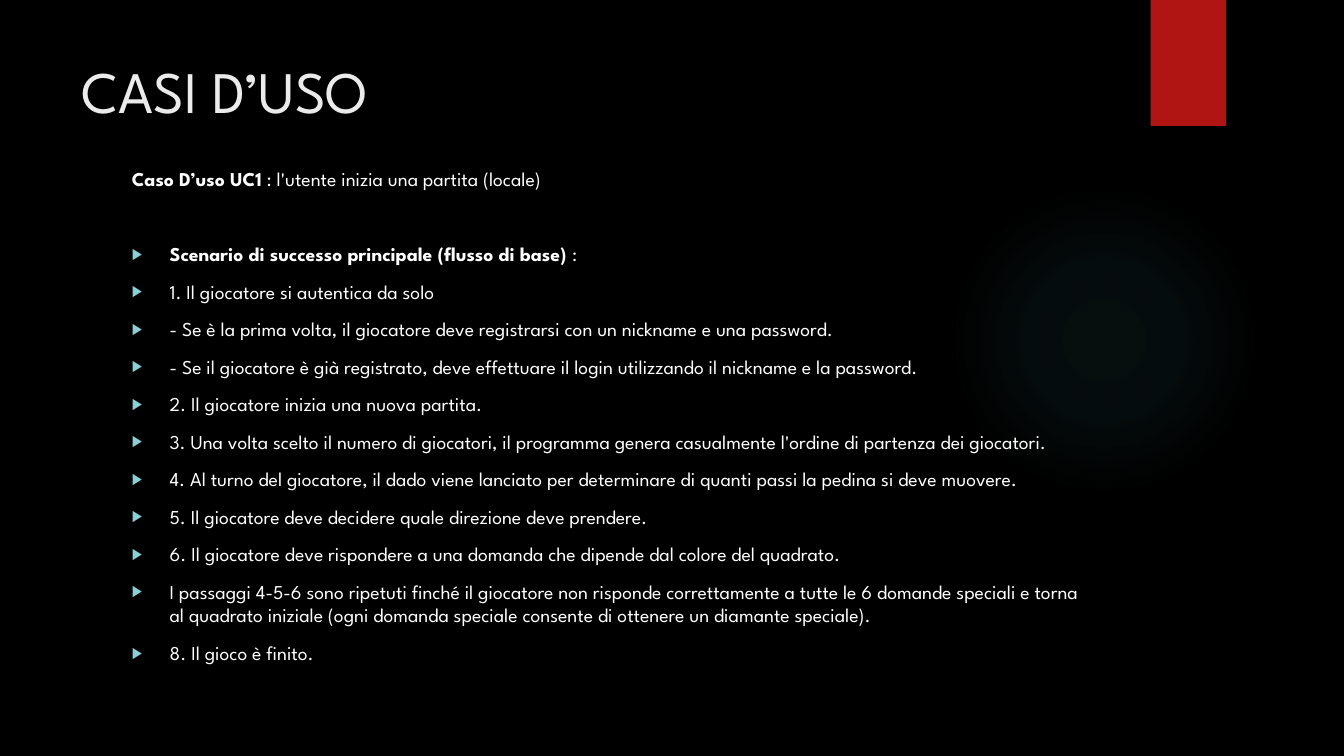
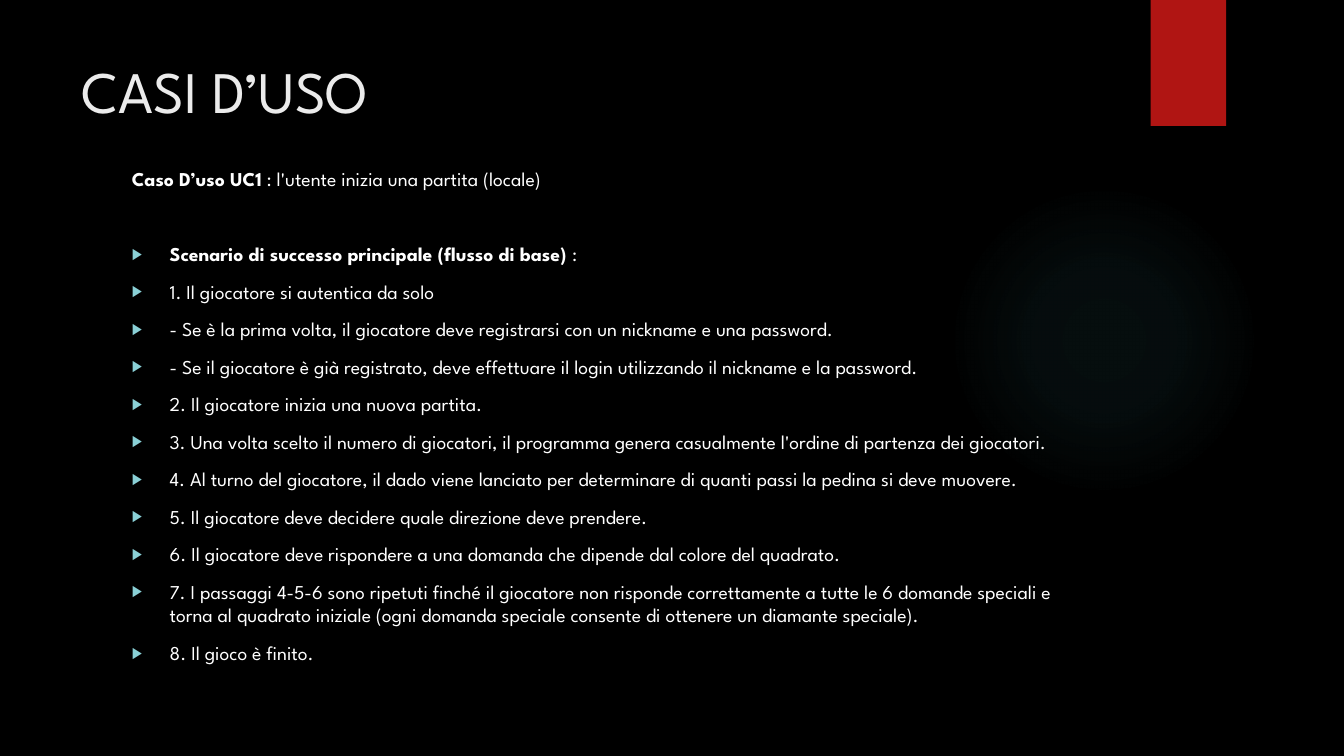
Before and after one commit to simoneminerva96/Progetto-B18, a slide deck: slide 8 of modelliUml/PRESENTAZIONE.pptx. Drawn at 1344x756 pixels with LibreOffice and Linux fonts; fonts in the diff are those of the drawing; background and template pictures are left out. Boxes give left, top, right and bottom in pixels: in the first picture for what was removed or moved away, otherwise in the second. Text is boxed around its words. In the diff, an @@ line names an element or a change of style, - is before the commit and + after.

```diff
--- a/modelliUml/PRESENTAZIONE.pptx
+++ b/modelliUml/PRESENTAZIONE.pptx
@@ text at (x1=170, y1=585, x2=1050, y2=627): text changed @@
-▶ I passaggi 4-5-6 sono ripetuti finché il giocatore non risponde correttamente a tutte le 6 domande speciali e torna al quadrato iniziale (ogni domanda speciale consente di ottenere un diamante speciale).
+▶ 7. I passaggi 4-5-6 sono ripetuti finché il giocatore non risponde correttamente a tutte le 6 domande speciali e torna al quadrato iniziale (ogni domanda speciale consente di ottenere un diamante speciale).
```
Also in this commit, not shown: 1 other slide changed, 1 other file.
